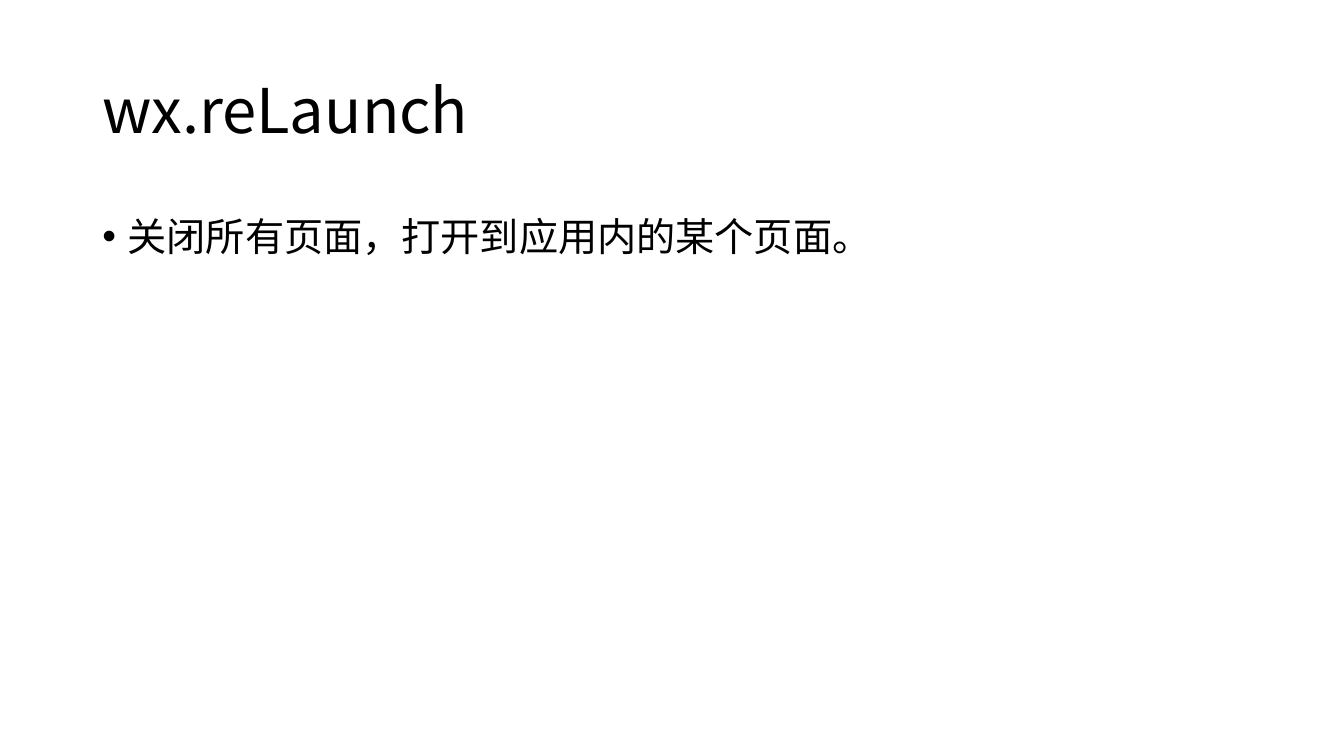
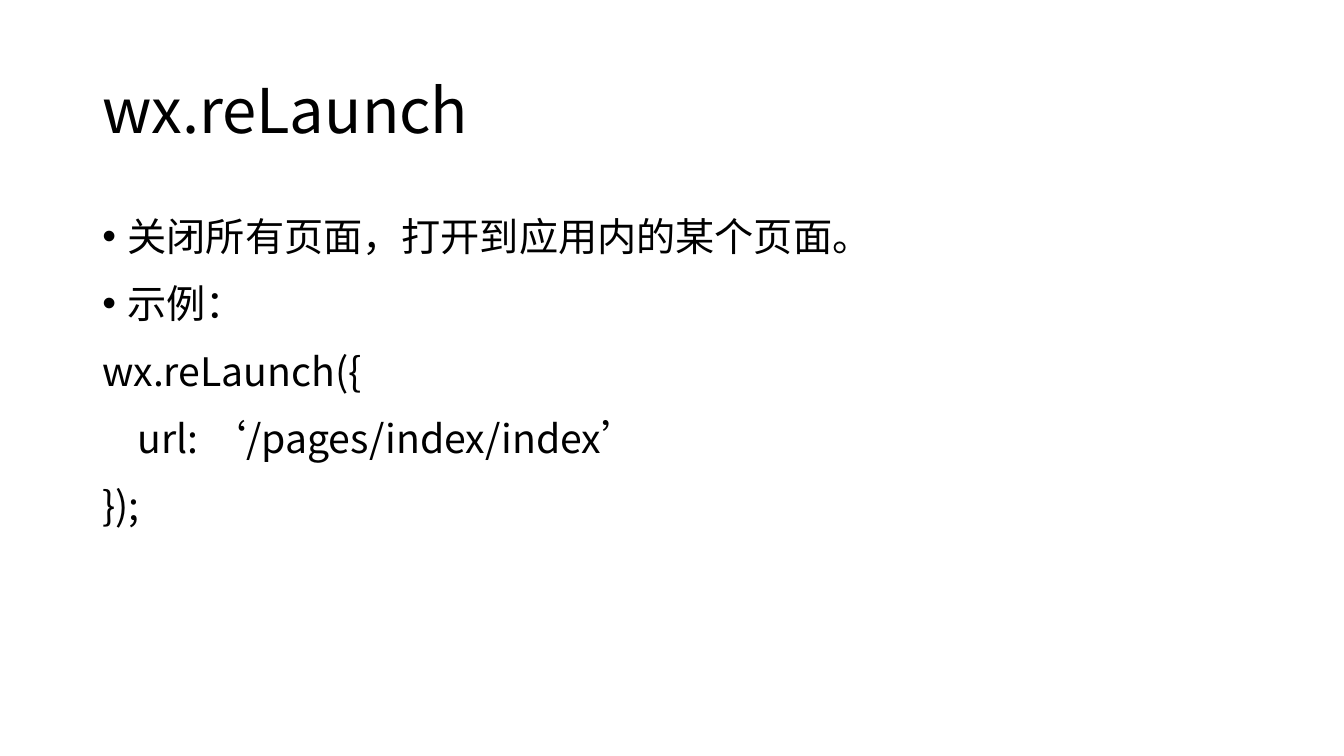
Before and after one commit to edu2act/course-wechat-and-miniprogram, a slide deck: slide 4 of materials/ch02/ch02_6-路由.pptx. Drawn at 1344x756 pixels with LibreOffice and Linux fonts; fonts in the diff are those of the drawing. Boxes give left, top, right and bottom in pixels: in the first picture for what was removed or moved away, otherwise in the second. Text is boxed around its words. In the diff, an @@ line names an element or a change of style, - is before the commit and + after.

```diff
--- a/materials/ch02/ch02_6-路由.pptx
+++ b/materials/ch02/ch02_6-路由.pptx
@@ text at (102,285,640,463): paragraphs added @@
+• 示例：
+wx.reLaunch({
+url: ‘/pages/index/index’
+});
```
Also in this commit, not shown: 3 other slides changed, 8 other files.
